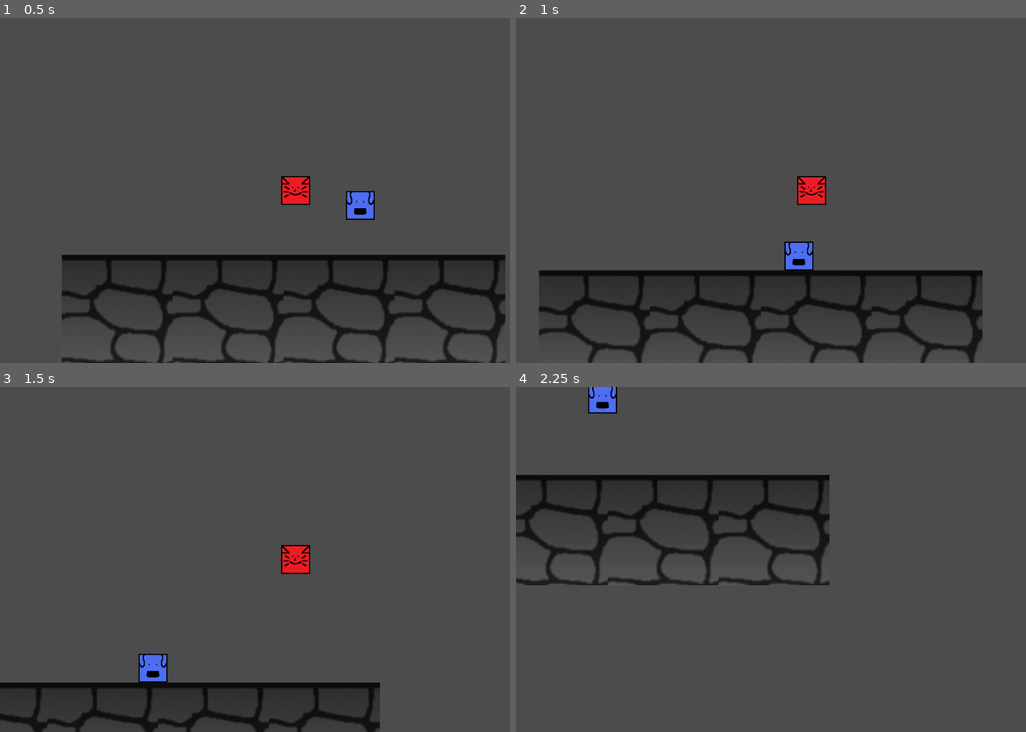
Above: before the commit, frames 1-4 (two rows, left to right).
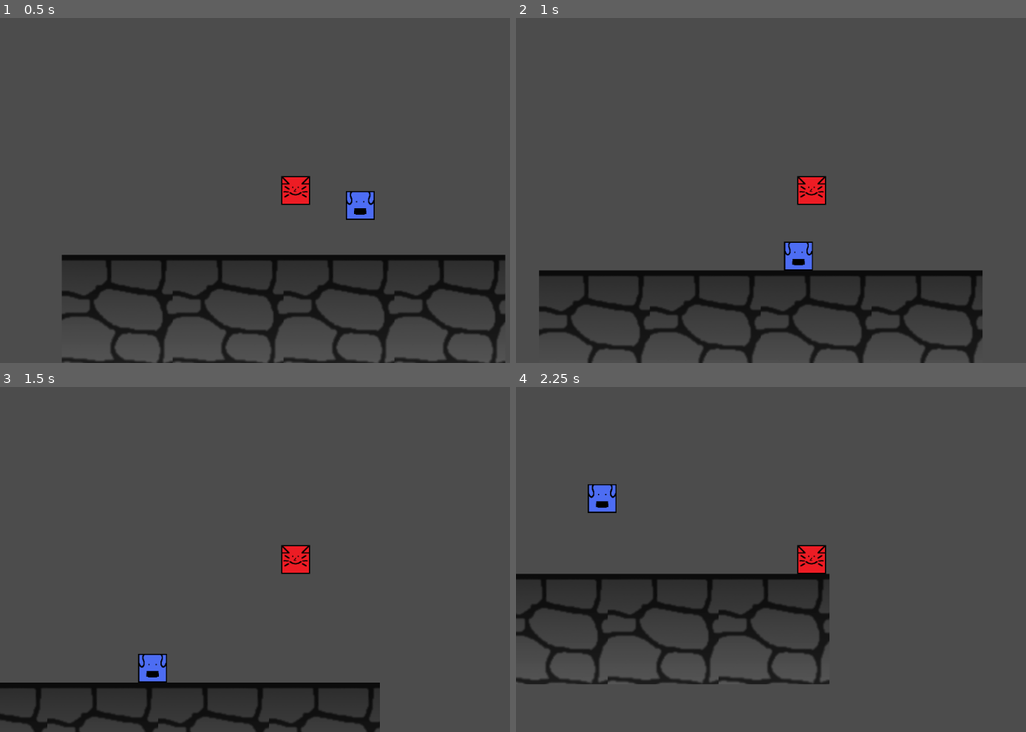
Above: after the commit, the same moments.

Repository: Pyro569/Stranded-in-the-Sewers
Game: Godot game, scene res://Game.tscn
Two runs of this game, one before a commit and one after it. Both use one fixed random seed, a clock stepped at 60 frames per second and the inputs below.
Inputs:
- Up to frame 1 (0.5 s): no input
- Up to frame 2 (1 s): hold D (move_right) from 0.53 s (still down); hold Left (move_left2) from 0.53 s (still down); tap W (move_up) at 0.77 s
- Up to frame 3 (1.5 s): keep holding D (move_right); release Left (move_left2) at 1.28 s; tap Right (move_right2) at 1.35 s
- Up to frame 4 (2.25 s): tap W (move_up) at 1.52 s; release D (move_right) at 2.03 s; hold A (move_left) from 2.03 s (still down); hold Up (move_up2) from 2.03 s (still down)

Frame 1 is identical in both runs. In frame 2, less than 0.1% of the frame differs, in the area x 52-59%, y 64-74%; in frame 3, less than 0.1%; in frame 4, 16%, in the area x 0-62%, y 0-87%.

Commit message:
Fix Magically Clipping THrough Ground

Diff:
--- a/Assets/Scripts/Player.gd
+++ b/Assets/Scripts/Player.gd
@@ -29,6 +29,8 @@
 	velocity.y += GRAVITY
 
 	move_and_slide(velocity, FLOOR)
+	if is_on_floor():
+		velocity.y = 0
 
 	print("X Velocity: " + String(velocity.x))
 	print("Y Velocity: " + String(velocity.y))
--- a/Game.tscn
+++ b/Game.tscn
@@ -147,11 +147,3 @@
 [node name="CollisionShape2D" type="CollisionShape2D" parent="Node2D/TileMap/Area2D"]
 position = Vector2( -0.5, 160 )
 shape = SubResource( 7 )
-
-[node name="CollisionShape2D2" type="CollisionShape2D" parent="Node2D/TileMap/Area2D"]
-position = Vector2( 765, 160 )
-shape = SubResource( 7 )
-
-[node name="CollisionShape2D3" type="CollisionShape2D" parent="Node2D/TileMap/Area2D"]
-position = Vector2( -771, 160 )
-shape = SubResource( 7 )
